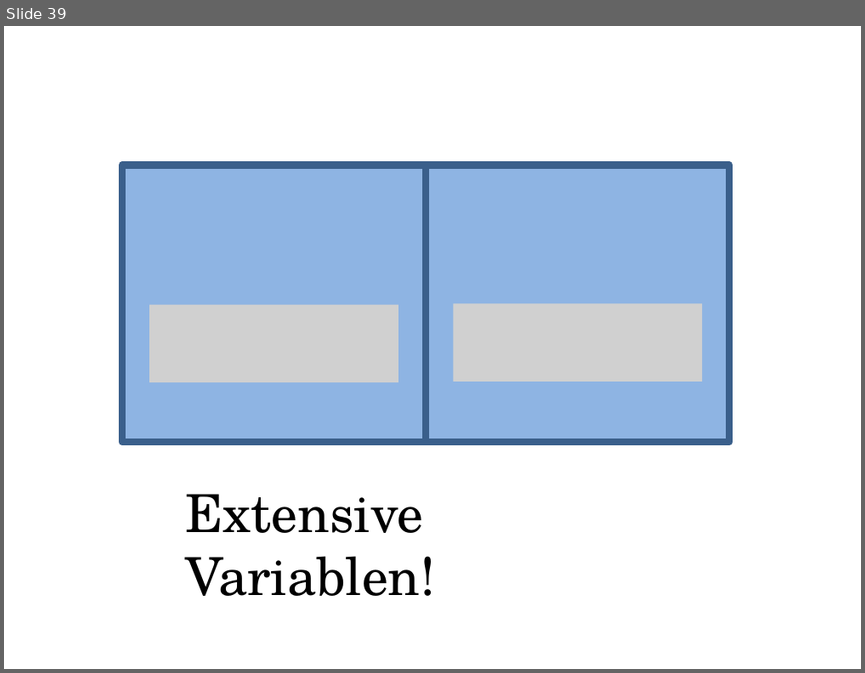
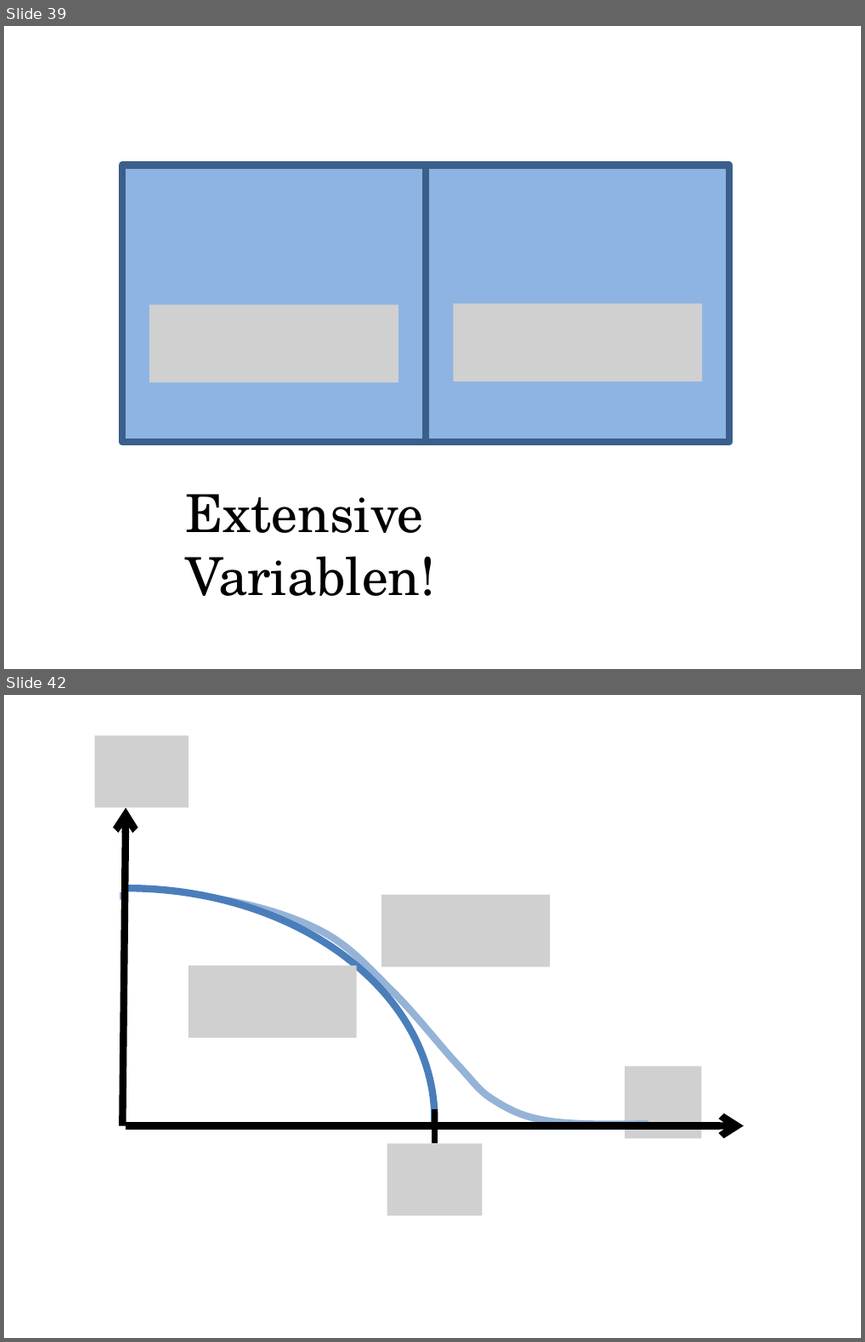
Before and after one commit to sophiahenckell/HIWI_Computersimulation, a slide deck: Bilder.pptx. Shown one above the other, each under a label of ours: slide 39 before the commit, slides 39 and 42 after it; the slides between them are not shown. The pictures are 865x673 and 865x1342 pixels, drawn with LibreOffice and Linux fonts; fonts in the diff are those of the drawing; grey boxes stand for pictures. Boxes give left, top, right and bottom in pixels: in the first picture for what was removed or moved away, otherwise in the second. Text is boxed around its words. In the diff, an @@ line names an element or a change of style, - is before the commit and + after.

```diff
--- a/Bilder.pptx
+++ b/Bilder.pptx
@@ slide 42 added at [4, 695, 861, 1338], background #FFFFFF @@
@@ picture added at [95, 735, 188, 807] @@
@@ arrow added from (122, 1126) to (126, 807), #000000 6 pt @@
@@ rectangle added at [85, 869, 118, 930], fill #FFFFFF, outline #FFFFFF 2 pt @@
@@ arc (boxed as its full ellipse) added at [4, 891, 431, 1338], fill #FFFFFF, outline #FFFFFF 6 pt @@
@@ arc (boxed as its full ellipse) added at [4, 888, 434, 1338], outline #4B7EBC 6 pt @@
@@ freeform shape added at [89, 896, 648, 1124], outline #95B3D7 6 pt @@
@@ picture added at [382, 895, 550, 967] @@
@@ picture added at [188, 966, 356, 1038] @@
@@ picture added at [624, 1066, 702, 1138] @@
@@ arrow added from (126, 1126) to (744, 1126), #000000 6 pt @@
@@ line added from (435, 1142) to (435, 1109), #000000 4.5 pt @@
@@ picture added at [387, 1143, 482, 1215] @@
```
Also in this commit, not shown: 2 other slides added, 6 other files.
